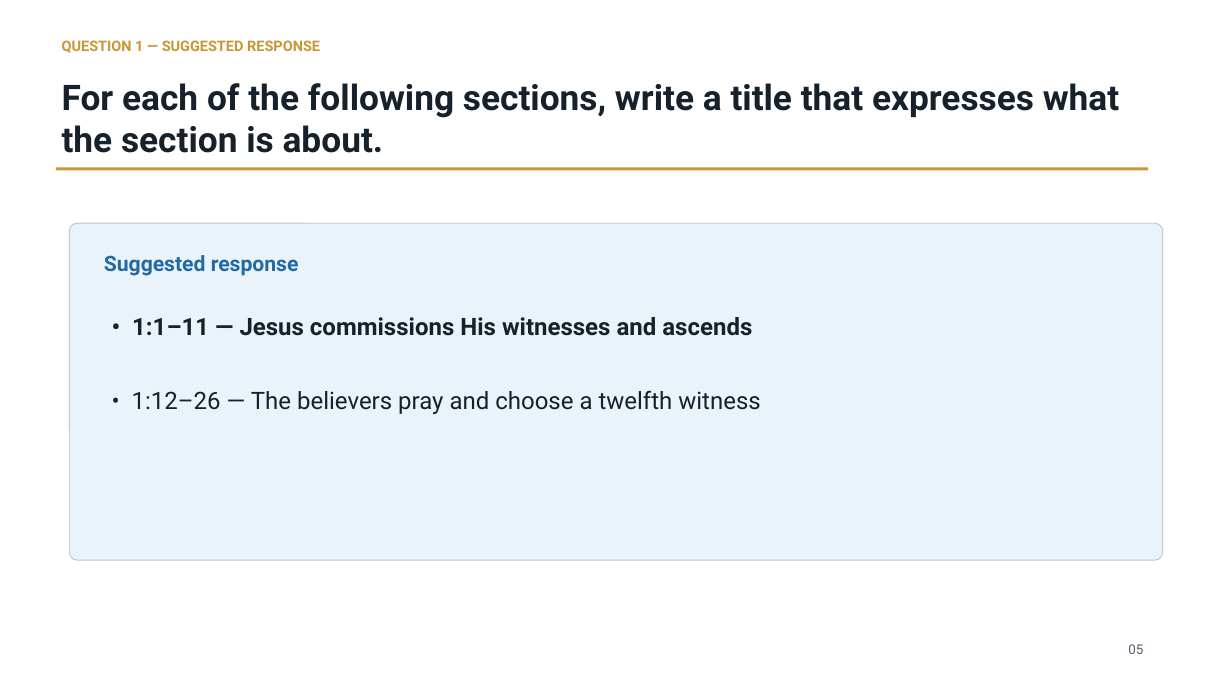
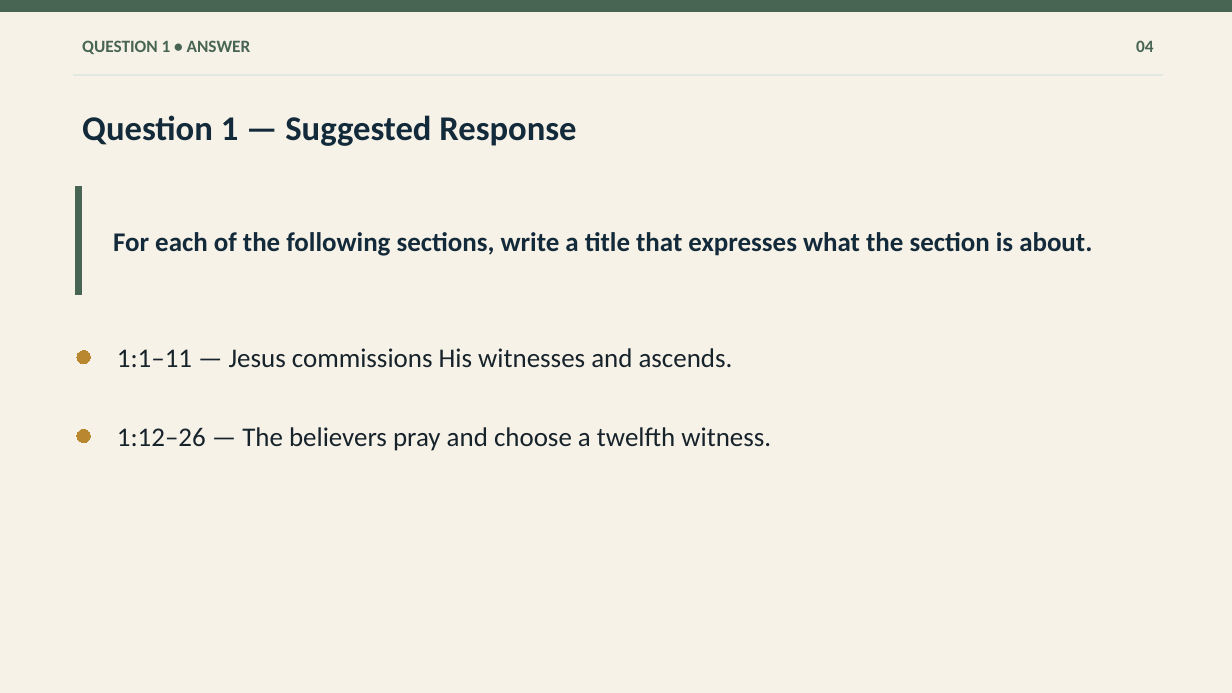
Before and after one commit to flyntm/Ezra, a slide deck: slide 4 of presentations/Lesson_Two_Acts.pptx (slide 5 before the commit). Drawn at 1232x693 pixels with LibreOffice and Linux fonts; fonts in the diff are those of the drawing. Boxes give left, top, right and bottom in pixels: in the first picture for what was removed or moved away, otherwise in the second. Text is boxed around its words. In the diff, an @@ line names an element or a change of style, - is before the commit and + after.

```diff
--- a/presentations/Lesson_Two_Acts.pptx
+++ b/presentations/Lesson_Two_Acts.pptx
@@ background #FFFFFF to #F7F2E8 @@
@@ rectangle added at (0, 0, 1232, 11), fill #486554, outline #486554 0 pt @@
@@ text added at (82, 40, 251, 54), 13.5 pt, text #486554, bold @@
+QUESTION 1 • ANSWER
@@ text added at (1136, 40, 1153, 52), 13.5 pt, text #486554, bold @@
+04
@@ rectangle: place and size @@
-rectangle at (55, 167, 1148, 170)
+rectangle at (73, 74, 1163, 76)
@@ rectangle at (73, 74, 1163, 76): fill #C99535 to #E2E9E3; outline none to #E2E9E3 0 pt @@
@@ vertical alignment top to middle in 3 elements at (117, 348, 733, 368), (117, 427, 771, 451), (82, 115, 576, 146) @@
@@ text at (82, 115, 576, 146): text changed; size 11.2 to 27 pt; font Roboto to Calibri; text colour #C99535 to #132A3A @@
-QUESTION 1 — SUGGESTED RESPONSE
+Question 1 — Suggested Response
@@ rectangle added at (75, 187, 81, 295), fill #486554, outline #486554 0 pt @@
@@ text "For each of the following ...": place and size @@
-text "For each of the following ..." at (62, 83, 1119, 153)
+text "For each of the following ..." at (113, 232, 1092, 256)
@@ text "For each of the following ..." at (113, 232, 1092, 256): size 27.5 to 21 pt, font Roboto to Calibri, text colour #17212B to #132A3A; vertical alignment top to middle @@
@@ rounded rectangle removed at (69, 224, 1163, 561) @@
@@ text removed at (104, 255, 299, 276) @@
-Suggested response
@@ ellipse added at (77, 350, 91, 364), fill #B8872F, outline #B8872F 0 pt @@
@@ text at (117, 348, 733, 368): text changed; size 18.8 to 21 pt; font Roboto to Calibri; text colour #17212B to #17232B; bold off @@
-• 1:1–11 — Jesus commissions His witnesses and ascends
+1:1–11 — Jesus commissions His witnesses and ascends.
@@ ellipse added at (77, 430, 91, 444), fill #B8872F, outline #B8872F 0 pt @@
@@ text at (117, 427, 771, 451): text changed; size 18.8 to 21 pt; font Roboto to Calibri; text colour #17212B to #17232B @@
-• 1:12–26 — The believers pray and choose a twelfth witness
+1:12–26 — The believers pray and choose a twelfth witness.
@@ text removed at (1128, 644, 1143, 654) @@
-05
```
Also in this commit, not shown: 10 other slides changed, 9 slides added, 10 slides removed, 32 other files.
